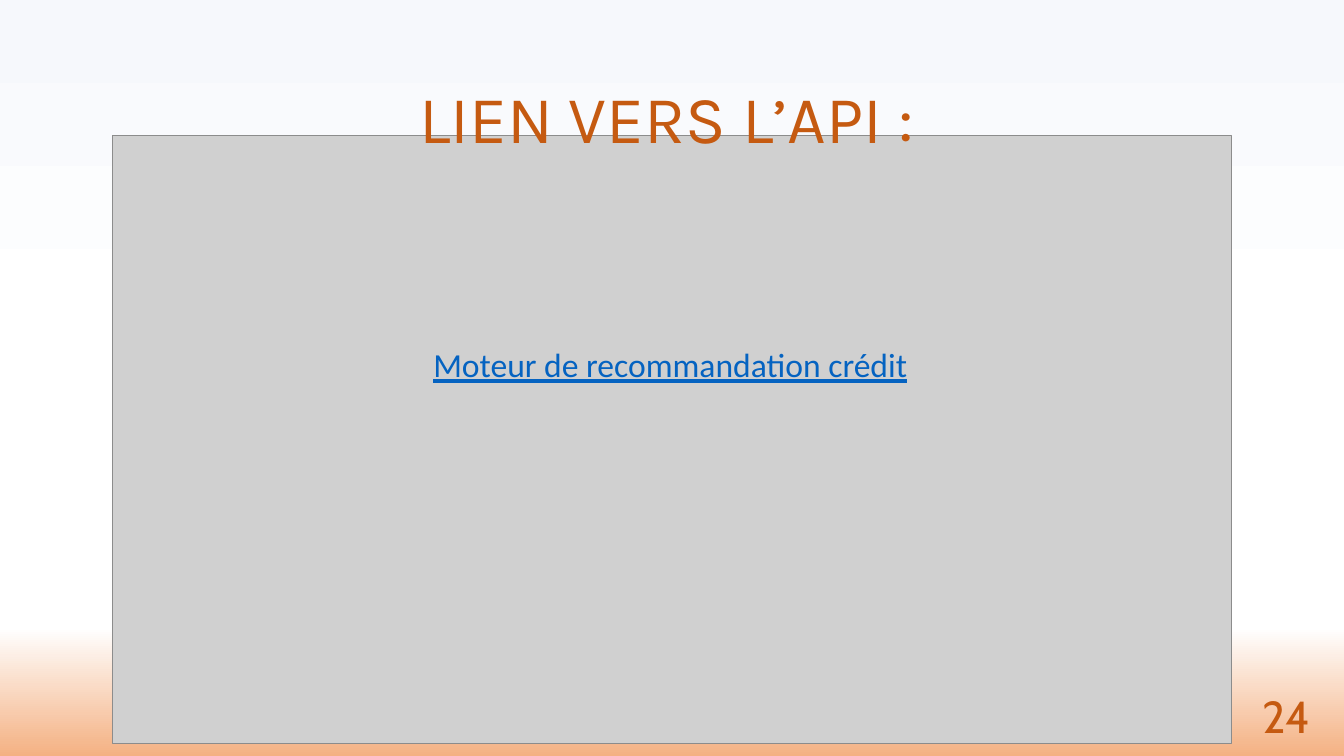
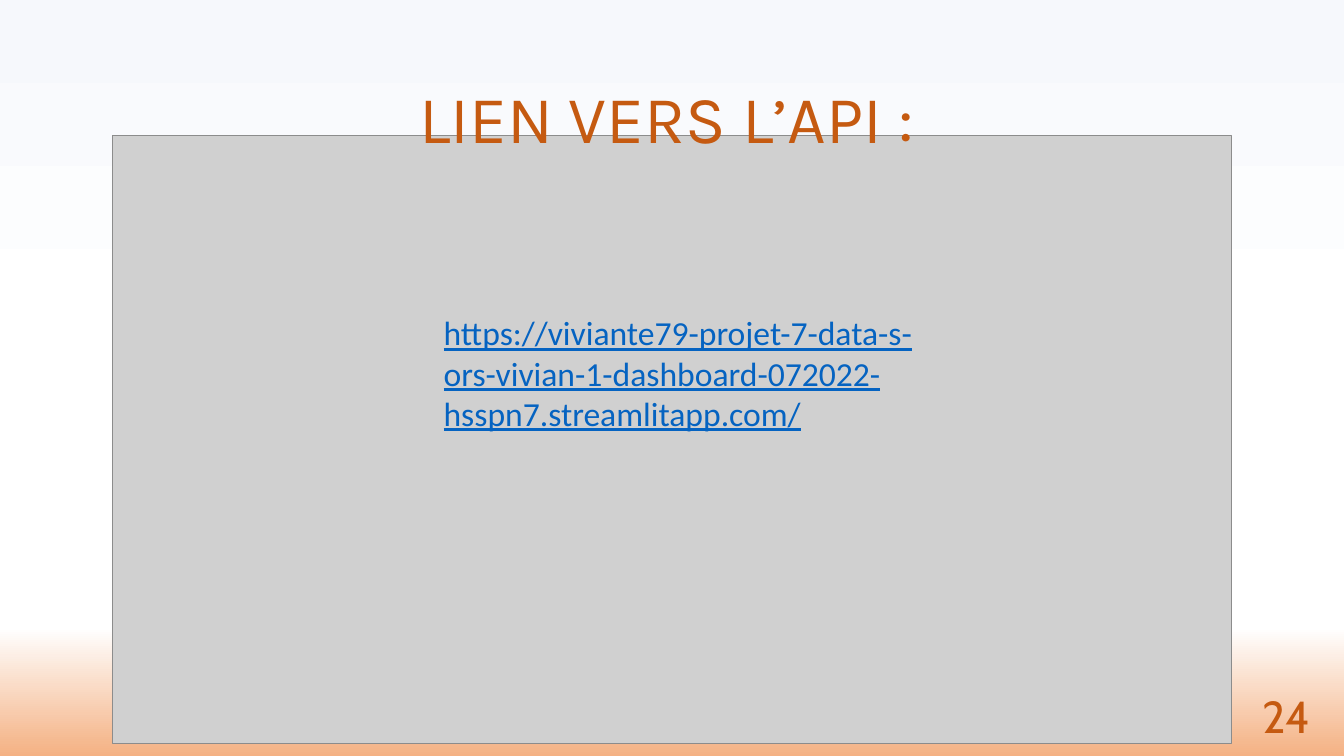
Before and after one commit to viviante79/Projet-7---Data-Scientist, a slide deck: slide 24 of ors_vivian_4_présentation.pptx. Drawn at 1344x756 pixels with LibreOffice and Linux fonts; fonts in the diff are those of the drawing; grey boxes stand for pictures. Boxes give left, top, right and bottom in pixels: in the first picture for what was removed or moved away, otherwise in the second. Text is boxed around its words. In the diff, an @@ line names an element or a change of style, - is before the commit and + after.

```diff
--- a/ors_vivian_4_présentation.pptx
+++ b/ors_vivian_4_présentation.pptx
@@ text at (444, 321, 912, 432): text changed @@
-Moteur de recommandation crédit
+https://viviante79-projet-7-data-s-ors-vivian-1-dashboard-072022-hsspn7.streamlitapp.com/
```
Also in this commit, not shown: 4 other slides changed, 2 slides added, 2 slides removed, 5 other files.
